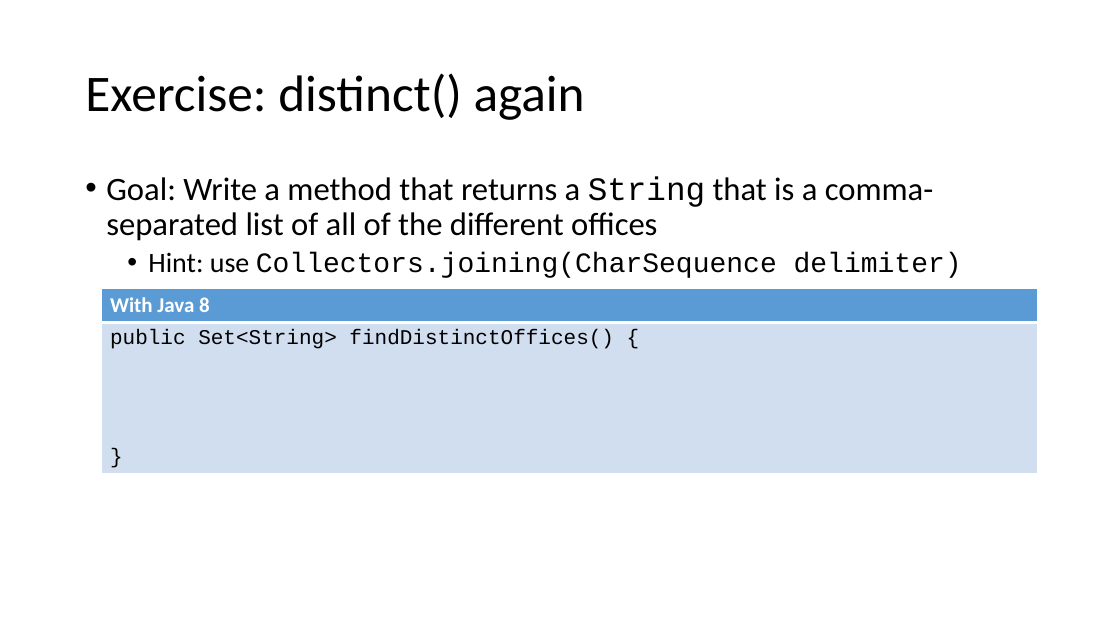
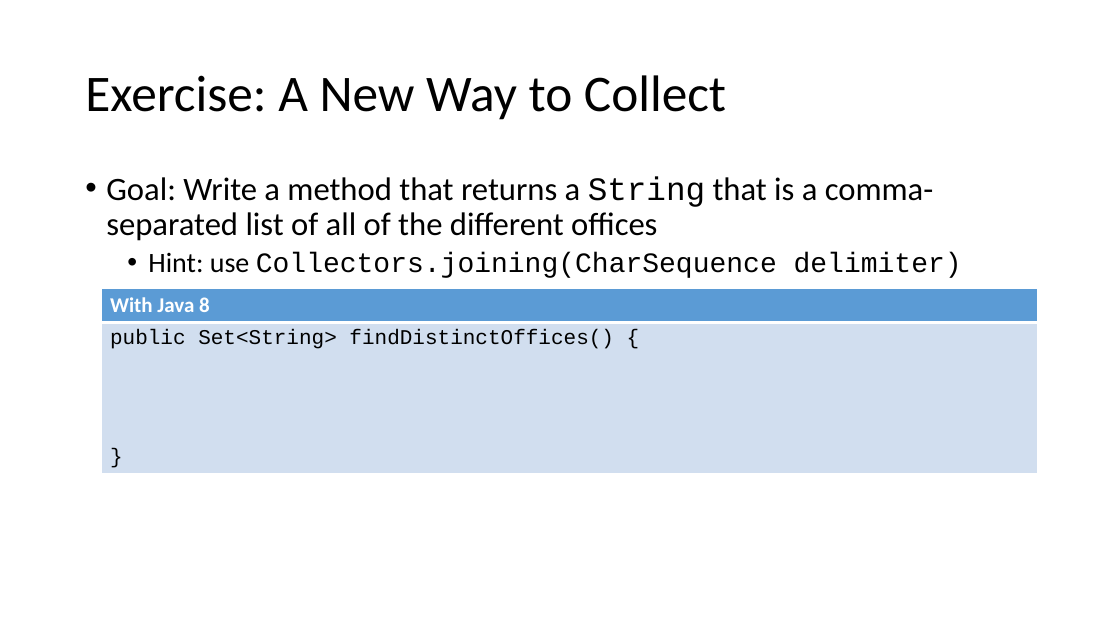
Before and after one commit to jdifebo/java8, a slide deck: slide 44 of presentation.pptx (slide 43 before the commit). Drawn at 1120x630 pixels with LibreOffice and Linux fonts; fonts in the diff are those of the drawing. Boxes give left, top, right and bottom in pixels: in the first picture for what was removed or moved away, otherwise in the second. Text is boxed around its words. In the diff, an @@ line names an element or a change of style, - is before the commit and + after.

```diff
--- a/presentation.pptx
+++ b/presentation.pptx
@@ title at <box>85,75,726,120</box>: text changed @@
-Exercise: distinct() again
+Exercise: A New Way to Collect
```
Also in this commit, not shown: 15 other slides changed, 1 slide added, 3 other files.
